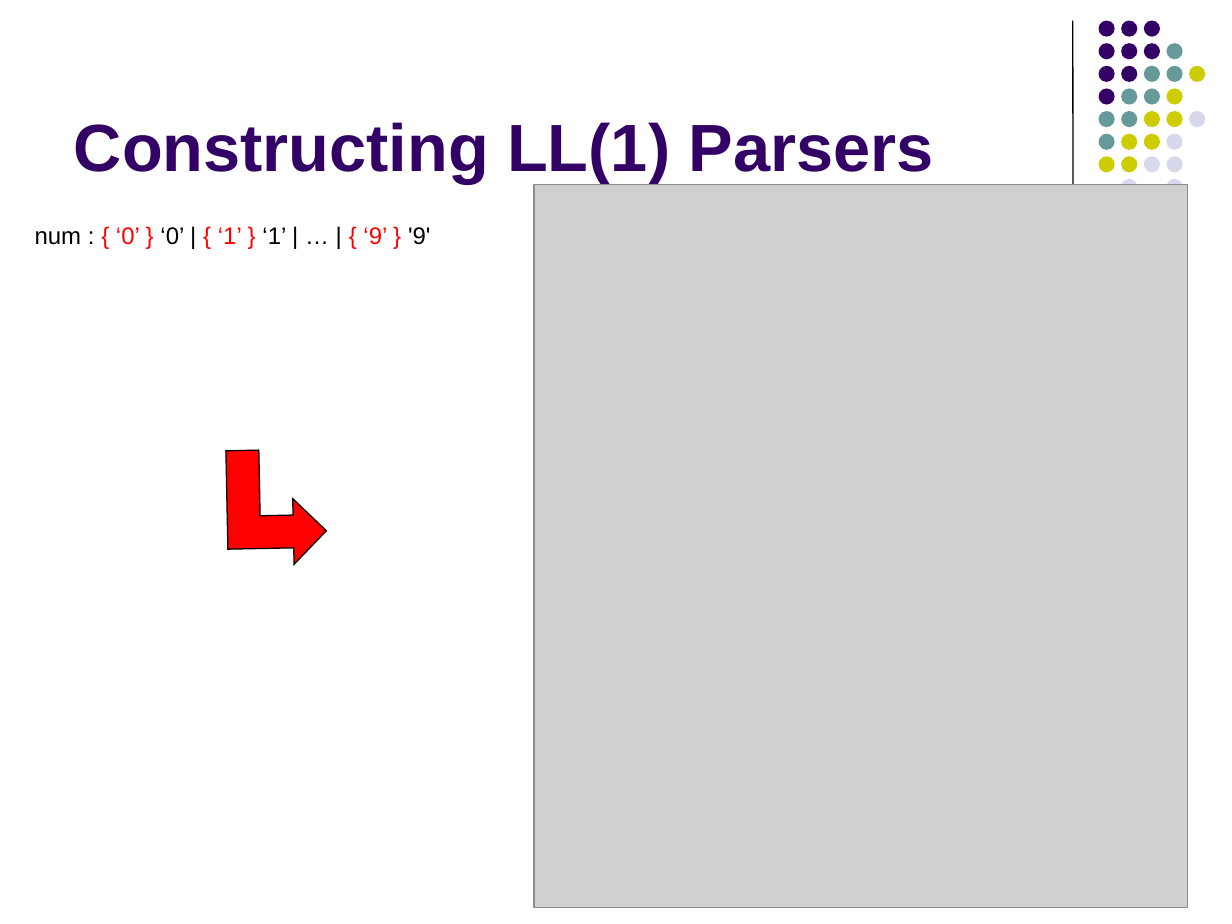
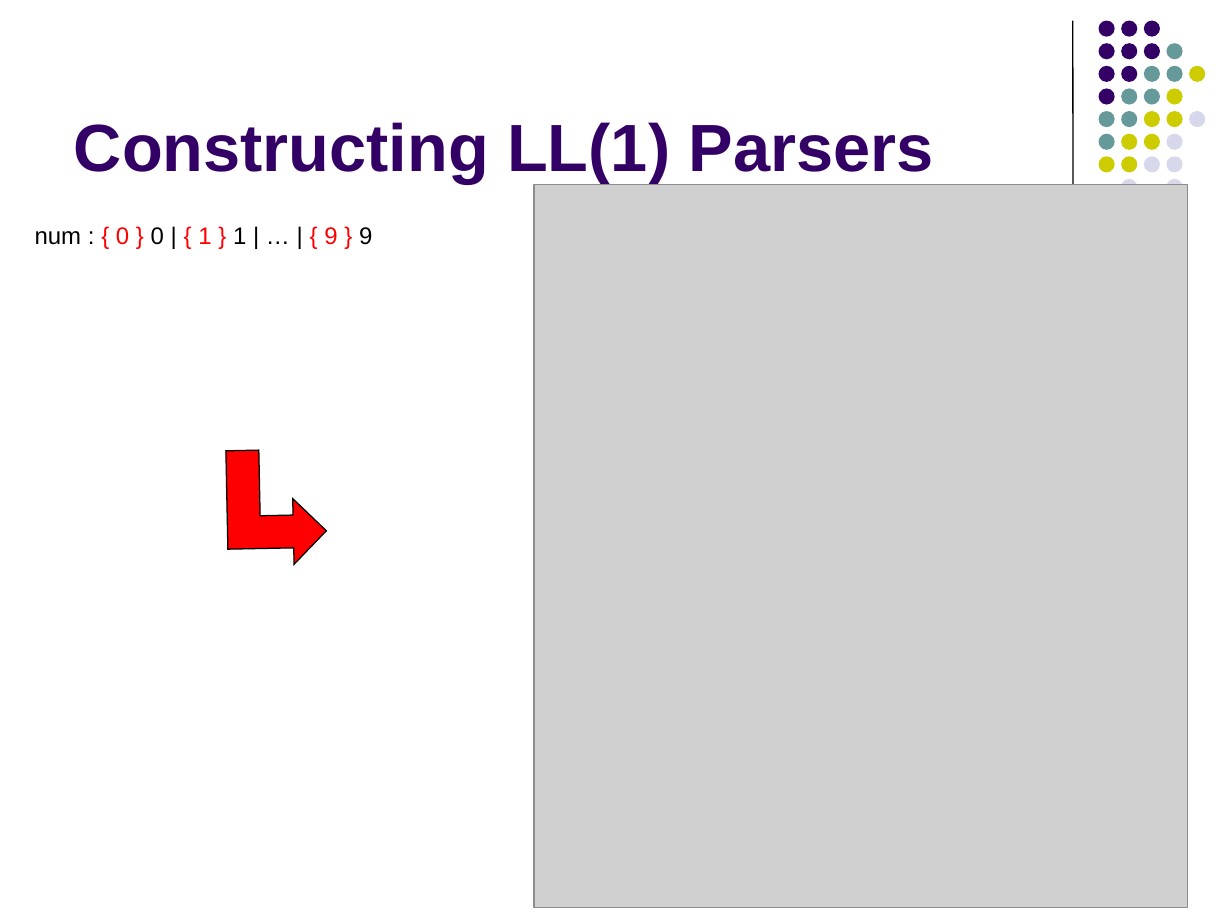
Before and after one commit to lutzhamel/CSC402, a slide deck: slide 26 of notes/csc402-ln002.pptx. Drawn at 1232x924 pixels with LibreOffice and Linux fonts; fonts in the diff are those of the drawing; grey boxes stand for pictures. Boxes give left, top, right and bottom in pixels: in the first picture for what was removed or moved away, otherwise in the second. Text is boxed around its words. In the diff, an @@ line names an element or a change of style, - is before the commit and + after.

```diff
--- a/notes/csc402-ln002.pptx
+++ b/notes/csc402-ln002.pptx
@@ text at [35,227,372,245]: text changed @@
-num : { ‘0’ } ‘0’ | { ‘1’ } ‘1’ | … | { ‘9’ } '9'
+num : { 0 } 0 | { 1 } 1 | … | { 9 } 9
```
Also in this commit, not shown: 1 other slide changed, 3 other files.
